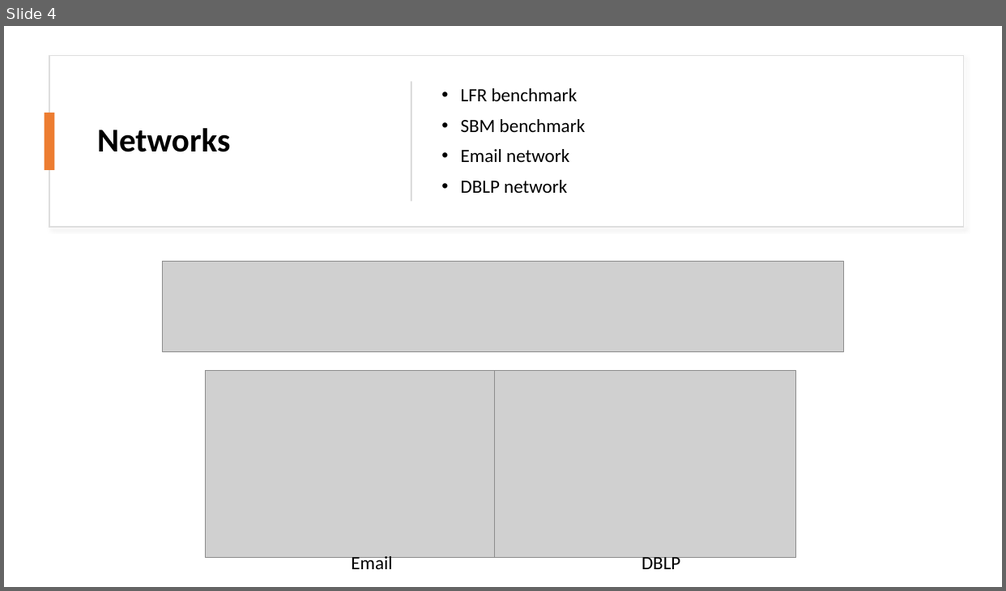
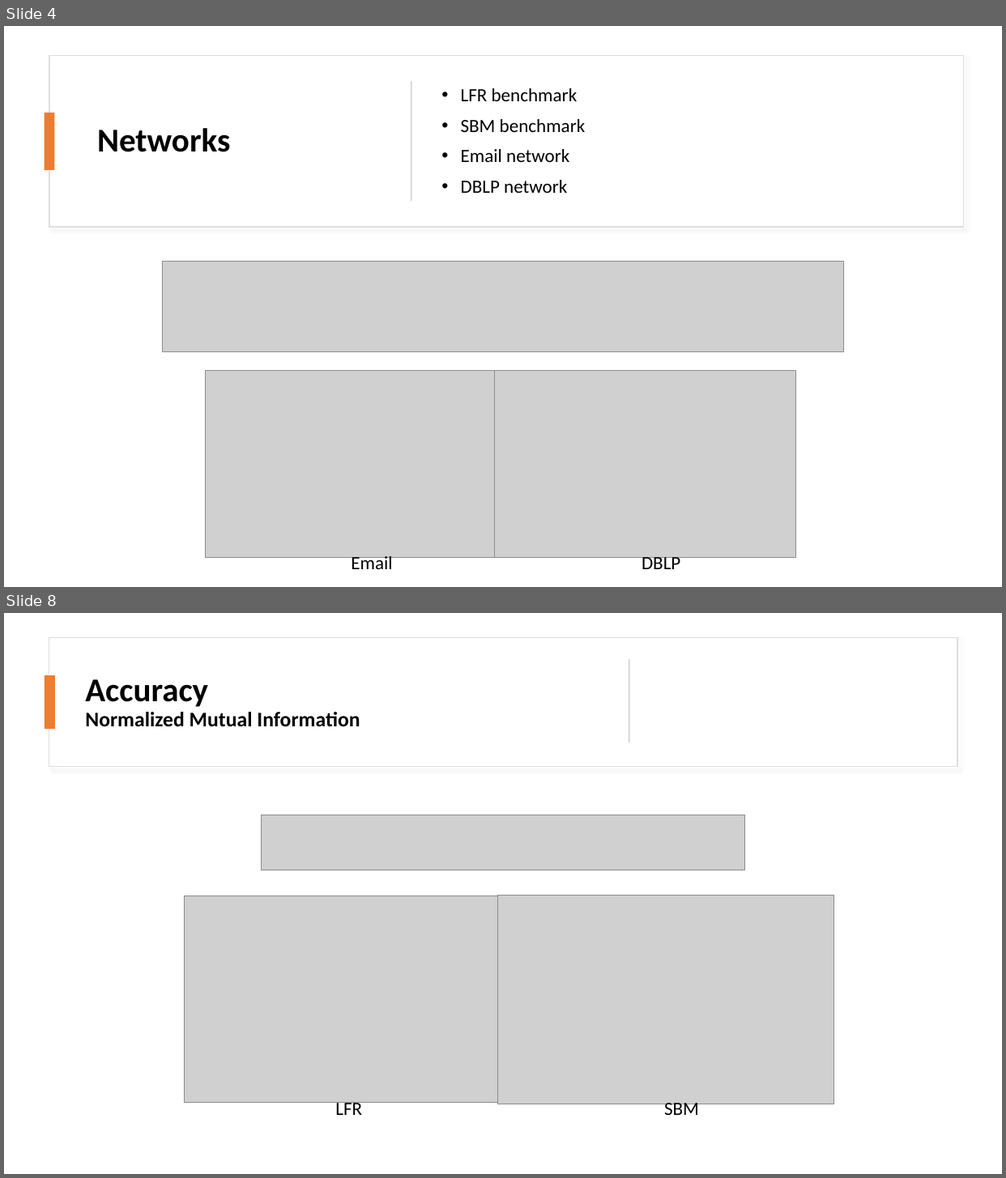
Before and after one commit to fabiuchiha/CRC2021, a slide deck: Docs/CRC_presentation.pptx. Shown one above the other, each under a label of ours: slide 4 before the commit, slides 4 and 8 after it; the slides between them are not shown. The pictures are 1006x591 and 1006x1178 pixels, drawn with LibreOffice and Linux fonts; fonts in the diff are those of the drawing; grey boxes stand for pictures. Boxes give left, top, right and bottom in pixels: in the first picture for what was removed or moved away, otherwise in the second. Text is boxed around its words. In the diff, an @@ line names an element or a change of style, - is before the commit and + after.

```diff
--- a/Docs/CRC_presentation.pptx
+++ b/Docs/CRC_presentation.pptx
@@ slide 8 added at (4,613,1002,1174), background #FFFFFF @@
@@ rectangle added at (49,637,957,766), fill #FFFFFF, outline #DEDEDE 1 pt @@
@@ rectangle added at (629,659,630,743), fill #D5D5D5 @@
@@ rectangle added at (44,676,55,730), fill #ED7D31 @@
@@ title added at (85,679,360,727), 20 pt, text #000000, bold @@
+Accuracy
+Normalized Mutual Information
@@ picture added at (261,815,745,871) @@
@@ picture added at (184,896,497,1103) @@
@@ picture added at (497,896,834,1104) @@
@@ text added at (335,1099,362,1115), 18 pt, text #000000 @@
+LFR
@@ text added at (664,1103,699,1115), 18 pt, text #000000 @@
+SBM
```
Also in this commit, not shown: 5 slides changed, 1 slide removed.
